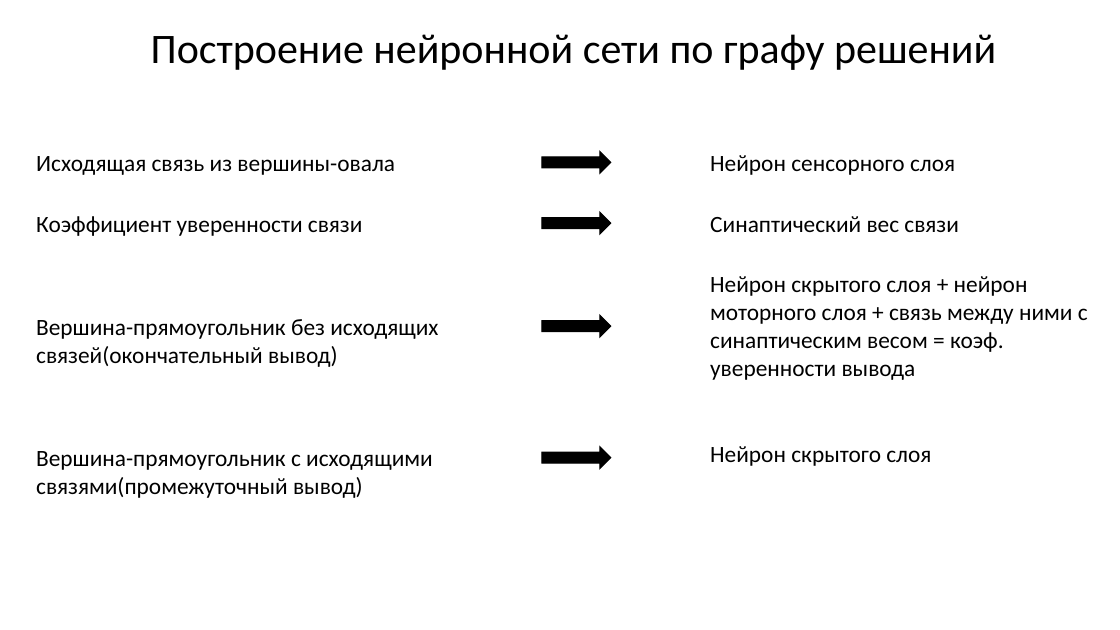
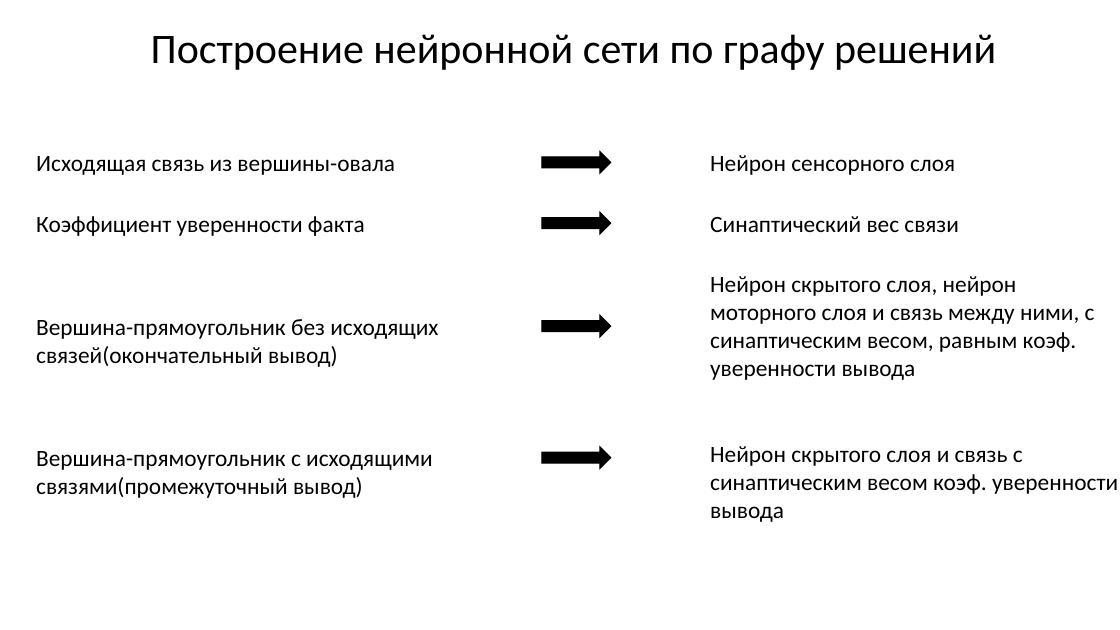
Before and after one commit to sevoster/hybrid-decision-making-system, a slide deck: slide 16 of docs/Синтетическая Презентация.pptx. Drawn at 1120x630 pixels with LibreOffice and Linux fonts; fonts in the diff are those of the drawing. Boxes give left, top, right and bottom in pixels: in the first picture for what was removed or moved away, otherwise in the second. Text is boxed around its words. In the diff, an @@ line names an element or a change of style, - is before the commit and + after.

```diff
--- a/docs/Синтетическая Презентация.pptx
+++ b/docs/Синтетическая Презентация.pptx
@@ text at (36, 216, 365, 236): text changed @@
-Коэффициент уверенности связи
+Коэффициент уверенности факта
@@ text at (710, 276, 1095, 380): text changed @@
-Нейрон скрытого слоя + нейрон моторного слоя + связь между ними с синаптическим весом = коэф. уверенности вывода
+Нейрон скрытого слоя, нейрон моторного слоя и связь между ними, с синаптическим весом, равным коэф. уверенности вывода
@@ text at (710, 446, 1118, 522): text changed @@
-Нейрон скрытого слоя
+Нейрон скрытого слоя и связь с синаптическим весом коэф. уверенности вывода
```
Also in this commit, not shown: 14 other slides changed, 9 slides added, 6 slides removed, 8 other files.
